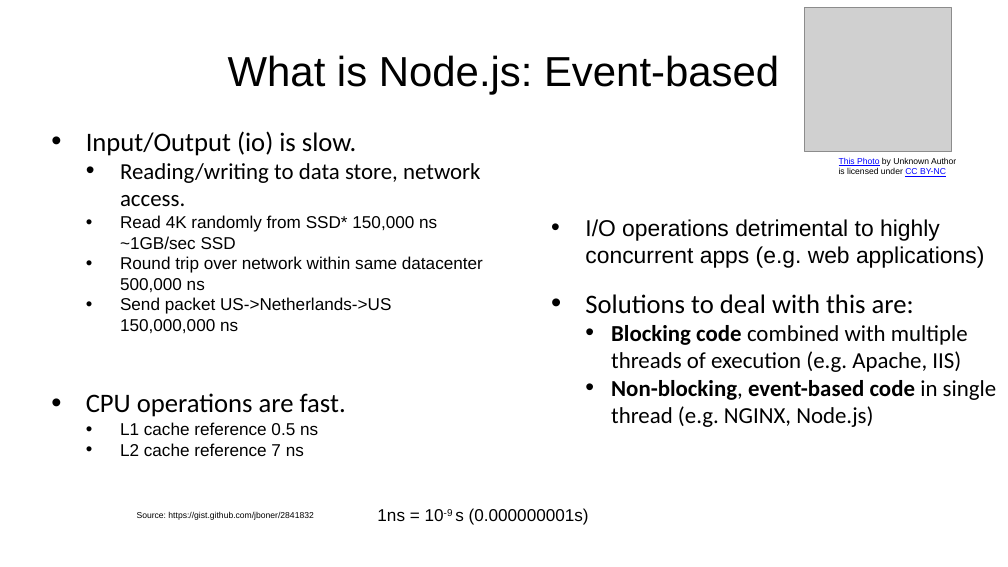
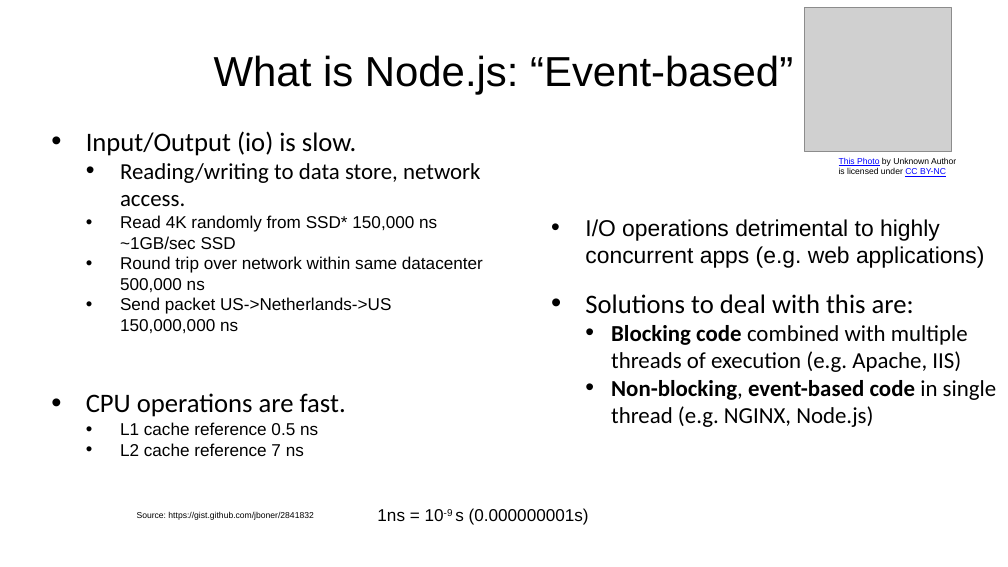
Before and after one commit to diarmuidoconnor/ict-2021, a slide deck: slide 15 of topic09/talk-1/node-2020.pptx. Drawn at 1008x567 pixels with LibreOffice and Linux fonts; fonts in the diff are those of the drawing; grey boxes stand for pictures. Boxes give left, top, right and bottom in pixels: in the first picture for what was removed or moved away, otherwise in the second. Text is boxed around its words. In the diff, an @@ line names an element or a change of style, - is before the commit and + after.

```diff
--- a/topic09/talk-1/node-2020.pptx
+++ b/topic09/talk-1/node-2020.pptx
@@ text at (x1=214, y1=55, x2=793, y2=95): text changed @@
-What is Node.js: Event-based
+What is Node.js: “Event-based”
```
Also in this commit, not shown: 6 other slides changed, 9 other files.
